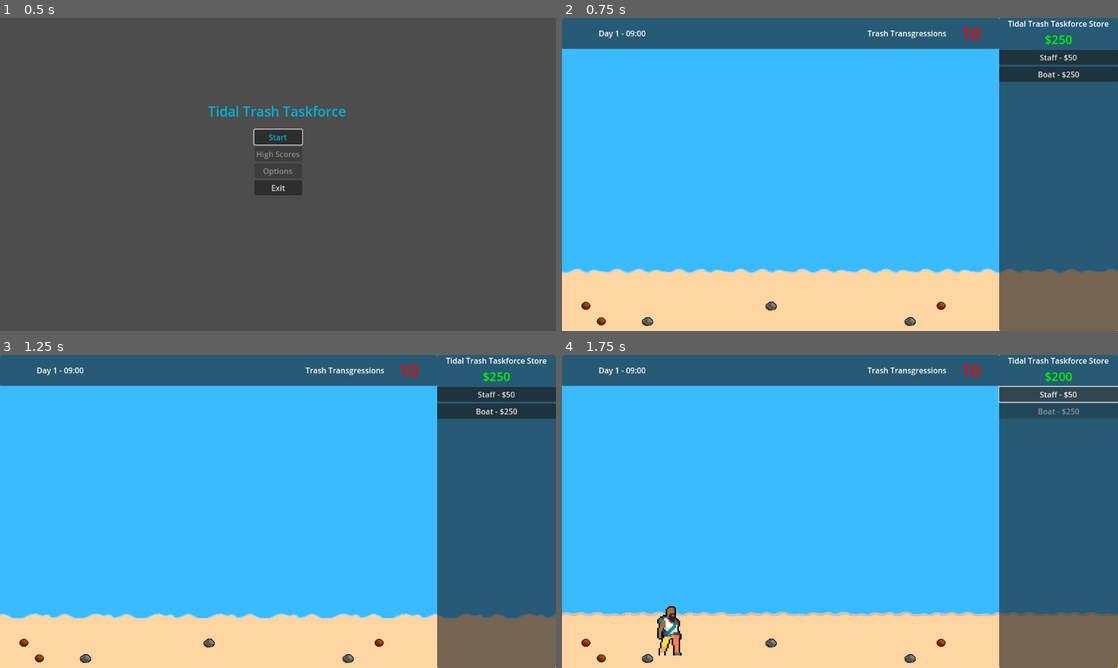
Above: before the commit, frames 1-4 (two rows, left to right).
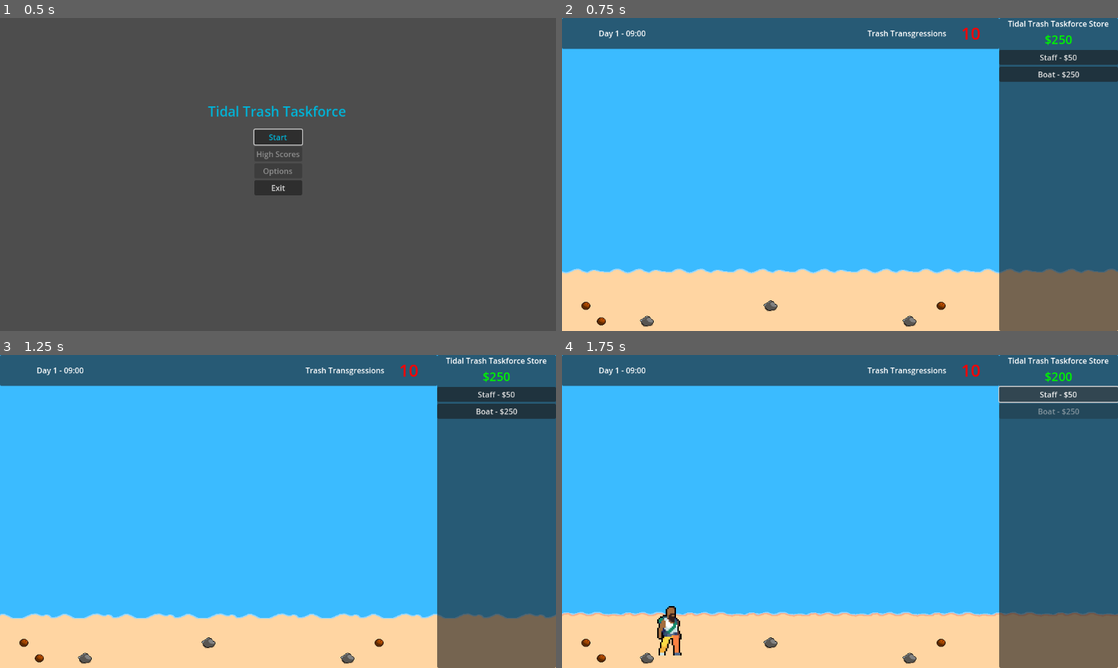
Above: after the commit, the same moments.

Repository: BlazingNeutron/calmbeforestorm
Game: Godot game, scene res://scenes/menu.tscn
Two runs of this game, one before a commit and one after it. Both use one fixed random seed, a clock stepped at 60 frames per second and the inputs below. Sound files missing from this copy of the repository are replaced by a short silence.
Inputs:
- Up to frame 1 (0.5 s): no input
- Up to frame 2 (0.75 s): click "Start" at 0.5 s
- Up to frame 3 (1.25 s): no input
- Up to frame 4 (1.75 s): click "Staff - $50" at 1.25 s

Frame 1 is identical in both runs. In frame 2, 0.1% of the frame differs, in the area x 14-64%, y 90-99%; in frame 3, 0.1%; in frame 4, 0.1%.

Commit message:
Added a shark dodad

Diff:
--- a/assets/sprites/tilset.tres
+++ b/assets/sprites/tilset.tres
@@ -1,14 +1,6 @@
-[gd_resource type="TileSet" load_steps=5 format=3 uid="uid://dohcdu6rieggc"]
+[gd_resource type="TileSet" load_steps=3 format=3 uid="uid://dohcdu6rieggc"]
 
-[ext_resource type="Texture2D" uid="uid://bxi0n1f0j4tv5" path="res://assets/sprites/basic-tiles.png" id="1_l7by0"]
 [ext_resource type="Texture2D" uid="uid://bioegryg8ftf3" path="res://assets/sprites/shoreline1.png" id="2_vxfas"]
-
-[sub_resource type="TileSetAtlasSource" id="TileSetAtlasSource_f3ocp"]
-texture = ExtResource("1_l7by0")
-texture_region_size = Vector2i(32, 32)
-0:0/0 = 0
-0:1/0 = 0
-0:2/0 = 0
 
 [sub_resource type="TileSetAtlasSource" id="TileSetAtlasSource_ib502"]
 texture = ExtResource("2_vxfas")
@@ -59,4 +51,3 @@
 [resource]
 tile_size = Vector2i(32, 32)
 sources/5 = SubResource("TileSetAtlasSource_ib502")
-sources/1 = SubResource("TileSetAtlasSource_f3ocp")
--- a/scenes/dodads.tscn
+++ b/scenes/dodads.tscn
@@ -80,6 +80,76 @@
 "speed": 5.0
 }]
 
+[sub_resource type="AtlasTexture" id="AtlasTexture_63nm3"]
+atlas = ExtResource("1_yox5r")
+region = Rect2(96, 256, 32, 32)
+
+[sub_resource type="AtlasTexture" id="AtlasTexture_bhbcf"]
+atlas = ExtResource("1_yox5r")
+region = Rect2(64, 256, 32, 32)
+
+[sub_resource type="AtlasTexture" id="AtlasTexture_cg4am"]
+atlas = ExtResource("1_yox5r")
+region = Rect2(32, 256, 32, 32)
+
+[sub_resource type="AtlasTexture" id="AtlasTexture_bieho"]
+atlas = ExtResource("1_yox5r")
+region = Rect2(0, 256, 32, 32)
+
+[sub_resource type="AtlasTexture" id="AtlasTexture_6knwt"]
+atlas = ExtResource("1_yox5r")
+region = Rect2(32, 256, 32, 32)
+
+[sub_resource type="AtlasTexture" id="AtlasTexture_d3wnm"]
+atlas = ExtResource("1_yox5r")
+region = Rect2(0, 256, 32, 32)
+
+[sub_resource type="AtlasTexture" id="AtlasTexture_oaskp"]
+atlas = ExtResource("1_yox5r")
+region = Rect2(64, 256, 32, 32)
+
+[sub_resource type="AtlasTexture" id="AtlasTexture_esulp"]
+atlas = ExtResource("1_yox5r")
+region = Rect2(96, 256, 32, 32)
+
+[sub_resource type="SpriteFrames" id="SpriteFrames_d1dwb"]
+animations = [{
+"frames": [{
+"duration": 1.0,
+"texture": null
+}, {
+"duration": 1.0,
+"texture": SubResource("AtlasTexture_63nm3")
+}, {
+"duration": 1.0,
+"texture": SubResource("AtlasTexture_bhbcf")
+}, {
+"duration": 1.0,
+"texture": SubResource("AtlasTexture_cg4am")
+}, {
+"duration": 1.0,
+"texture": SubResource("AtlasTexture_bieho")
+}, {
+"duration": 1.0,
+"texture": SubResource("AtlasTexture_6knwt")
+}, {
+"duration": 1.0,
+"texture": SubResource("AtlasTexture_d3wnm")
+}, {
+"duration": 1.0,
+"texture": SubResource("AtlasTexture_oaskp")
+}, {
+"duration": 1.0,
+"texture": SubResource("AtlasTexture_esulp")
+}, {
+"duration": 1.0,
+"texture": null
+}],
+"loop": false,
+"name": &"default",
+"speed": 5.0
+}]
+
 [node name="Dodads" type="Node2D"]
 script = ExtResource("1_hfdyh")
 
@@ -88,10 +158,22 @@
 visible = false
 scale = Vector2(3, 3)
 sprite_frames = SubResource("SpriteFrames_7hglo")
+autoplay = "default"
 frame = 10
 frame_progress = 1.0
 
 [node name="DodadTimer" type="Timer" parent="."]
 one_shot = true
 
+[node name="SharkDodad" type="AnimatedSprite2D" parent="."]
+unique_name_in_owner = true
+visible = false
+scale = Vector2(3, 3)
+sprite_frames = SubResource("SpriteFrames_d1dwb")
+autoplay = "default"
+frame = 9
+frame_progress = 1.0
+
+[connection signal="animation_finished" from="CrabDodad" to="." method="_on_crab_dodad_animation_finished"]
 [connection signal="timeout" from="DodadTimer" to="." method="_on_dodad_timer_timeout"]
+[connection signal="animation_finished" from="SharkDodad" to="." method="_on_shark_dodad_animation_finished"]
--- a/scenes/waste/bottle.tscn
+++ b/scenes/waste/bottle.tscn
@@ -1,7 +1,41 @@
-[gd_scene load_steps=4 format=3 uid="uid://ckuci21pceagf"]
+[gd_scene load_steps=8 format=3 uid="uid://ckuci21pceagf"]
 
 [ext_resource type="PackedScene" uid="uid://dr2cu7ky4p2pn" path="res://scenes/waste/waste.tscn" id="1_wess6"]
-[ext_resource type="Texture2D" uid="uid://dc4402nqccesg" path="res://assets/sprites/waste-bottle-Sheet.png" id="2_g3qx8"]
+[ext_resource type="Texture2D" uid="uid://17ngmdwq35jj" path="res://assets/sprites/waste-bottle.png" id="2_jgf11"]
+
+[sub_resource type="AtlasTexture" id="AtlasTexture_u6ak2"]
+atlas = ExtResource("2_jgf11")
+region = Rect2(32, 0, 32, 32)
+
+[sub_resource type="AtlasTexture" id="AtlasTexture_qofbs"]
+atlas = ExtResource("2_jgf11")
+region = Rect2(64, 0, 32, 32)
+
+[sub_resource type="AtlasTexture" id="AtlasTexture_ksadd"]
+atlas = ExtResource("2_jgf11")
+region = Rect2(0, 0, 32, 32)
+
+[sub_resource type="SpriteFrames" id="SpriteFrames_t2dsb"]
+animations = [{
+"frames": [{
+"duration": 1.0,
+"texture": SubResource("AtlasTexture_u6ak2")
+}, {
+"duration": 1.0,
+"texture": SubResource("AtlasTexture_qofbs")
+}],
+"loop": true,
+"name": &"default",
+"speed": 2.0
+}, {
+"frames": [{
+"duration": 1.0,
+"texture": SubResource("AtlasTexture_ksadd")
+}],
+"loop": false,
+"name": &"landed",
+"speed": 0.0
+}]
 
 [sub_resource type="RectangleShape2D" id="RectangleShape2D_fd1xd"]
 size = Vector2(31, 51)
@@ -9,9 +43,9 @@
 [node name="waste" instance=ExtResource("1_wess6")]
 
 [node name="Sprite2D" parent="." index="0"]
-texture = ExtResource("2_g3qx8")
-hframes = 2
-frame = 1
+sprite_frames = SubResource("SpriteFrames_t2dsb")
+animation = &"landed"
+autoplay = "default"
 
 [node name="CollisionShape2D" parent="Area2D" index="0"]
 position = Vector2(-0.5, -2.5)
--- a/scenes/waste/scrap.tscn
+++ b/scenes/waste/scrap.tscn
@@ -1,7 +1,34 @@
-[gd_scene load_steps=4 format=3 uid="uid://brhk6ttv86waw"]
+[gd_scene load_steps=7 format=3 uid="uid://brhk6ttv86waw"]
 
 [ext_resource type="PackedScene" uid="uid://dr2cu7ky4p2pn" path="res://scenes/waste/waste.tscn" id="1_we7ra"]
 [ext_resource type="Texture2D" uid="uid://ck7k5qy3ga1ff" path="res://assets/sprites/waste-scrap1-Sheet.png" id="2_nlqwr"]
+
+[sub_resource type="AtlasTexture" id="AtlasTexture_5n66g"]
+atlas = ExtResource("2_nlqwr")
+region = Rect2(16, 0, 16, 16)
+
+[sub_resource type="AtlasTexture" id="AtlasTexture_2j3je"]
+atlas = ExtResource("2_nlqwr")
+region = Rect2(0, 0, 16, 16)
+
+[sub_resource type="SpriteFrames" id="SpriteFrames_1pbgw"]
+animations = [{
+"frames": [{
+"duration": 1.0,
+"texture": SubResource("AtlasTexture_5n66g")
+}],
+"loop": true,
+"name": &"default",
+"speed": 0.0
+}, {
+"frames": [{
+"duration": 1.0,
+"texture": SubResource("AtlasTexture_2j3je")
+}],
+"loop": true,
+"name": &"landed",
+"speed": 0.0
+}]
 
 [sub_resource type="CircleShape2D" id="CircleShape2D_vd4s7"]
 radius = 20.0998
@@ -9,9 +36,8 @@
 [node name="waste" instance=ExtResource("1_we7ra")]
 
 [node name="Sprite2D" parent="." index="0"]
-texture = ExtResource("2_nlqwr")
-hframes = 2
-frame = 1
+sprite_frames = SubResource("SpriteFrames_1pbgw")
+autoplay = "default"
 
 [node name="CollisionShape2D" parent="Area2D" index="0"]
 shape = SubResource("CircleShape2D_vd4s7")
--- a/scenes/waste/waste.tscn
+++ b/scenes/waste/waste.tscn
@@ -17,7 +17,7 @@
 [node name="waste" type="Node2D"]
 script = ExtResource("1_6ryxd")
 
-[node name="Sprite2D" type="Sprite2D" parent="."]
+[node name="Sprite2D" type="AnimatedSprite2D" parent="."]
 position = Vector2(0, -2)
 scale = Vector2(2, 2)
 
--- a/scripts/dodads.gd
+++ b/scripts/dodads.gd
@@ -3,19 +3,25 @@
 @onready var dodad_timer: Timer = $DodadTimer
 @onready var crab_dodad: AnimatedSprite2D = %CrabDodad
 
-@export var dodad_list = [ "crab" ]
+@export var dodad_list = [ "crab", "shark" ]
 @export var dodads = {
-	"crab": { "beach": true, "sprite": "%CrabDodad" }
+	"crab": { "beach": true, "sprite": "%CrabDodad", "moving": false },
+	"shark": { "beach": false, "sprite": "%SharkDodad", "moving": true }
 }
 
 @export var timer : int = 25
-@export var timer_max : int = 25
+@export var timer_max : int = 30
 @export var timer_min : int = 7
 
 var rng = RandomNumberGenerator.new()
+var moving_dodad = null
 
 func _ready() -> void:
 	start_a_dodad_timer()
+
+func _process(delta: float) -> void:
+	if moving_dodad != null:
+		moving_dodad.position.x += (40 * delta)
 
 func start_a_dodad_timer() -> void:
 	timer = rng.randi_range(timer_min, timer_max)
@@ -26,11 +32,25 @@
 	var dodad_index = rng.randi_range(0, dodad_list.size() - 1)
 	var dodad_item = dodads.get(dodad_list[dodad_index])
 	var sprite = get_node(dodad_item.sprite)
+	var x
+	var y
 	if dodad_item.beach:
-		var x = rng.randi_range(-50, 420)
-		var y = rng.randi_range(230, 300)
-		sprite.position.x = x
-		sprite.position.y = x
-		sprite.show()
-		sprite.play()
-	start_a_dodad_timer
+		x = rng.randi_range(-50, 420)
+		y = rng.randi_range(230, 300)
+	elif not dodad_item.beach:
+		x = rng.randi_range(-500, 420)
+		y = rng.randi_range(-200, 180)
+	if dodad_item.moving:
+		moving_dodad = sprite
+	sprite.position.x = x
+	sprite.position.y = y
+	sprite.show()
+	sprite.play()
+
+func _on_shark_dodad_animation_finished() -> void:
+	moving_dodad = null
+	start_a_dodad_timer()
+
+func _on_crab_dodad_animation_finished() -> void:
+	moving_dodad = null
+	start_a_dodad_timer()
--- a/scripts/waste.gd
+++ b/scripts/waste.gd
@@ -4,7 +4,7 @@
 signal picked_up(trash)
 
 @onready var pick_up_sound: AudioStreamPlayer = $PickUpSound
-@onready var sprite: Sprite2D = $Sprite2D
+@onready var sprite: AnimatedSprite2D = $Sprite2D
 @onready var poof: CPUParticles2D = $PoofAnimationParticles
 
 @export var SPEED : int = 40
@@ -54,4 +54,4 @@
 	queue_free()
 
 func move_to_beach_frame() -> void:
-	sprite.frame = 0
+	sprite.play("landed")
Binary file changed: assets/sprites/shoreline1.png
Binary file changed: assets/sprites/shoreline2.aseprite
Binary file changed: assets/sprites/waste-bottle.aseprite
Binary file changed: assets/sprites/waste-bottle.png
Not shown: 1 places in scenes/dodads.tscn that only renumber resources
